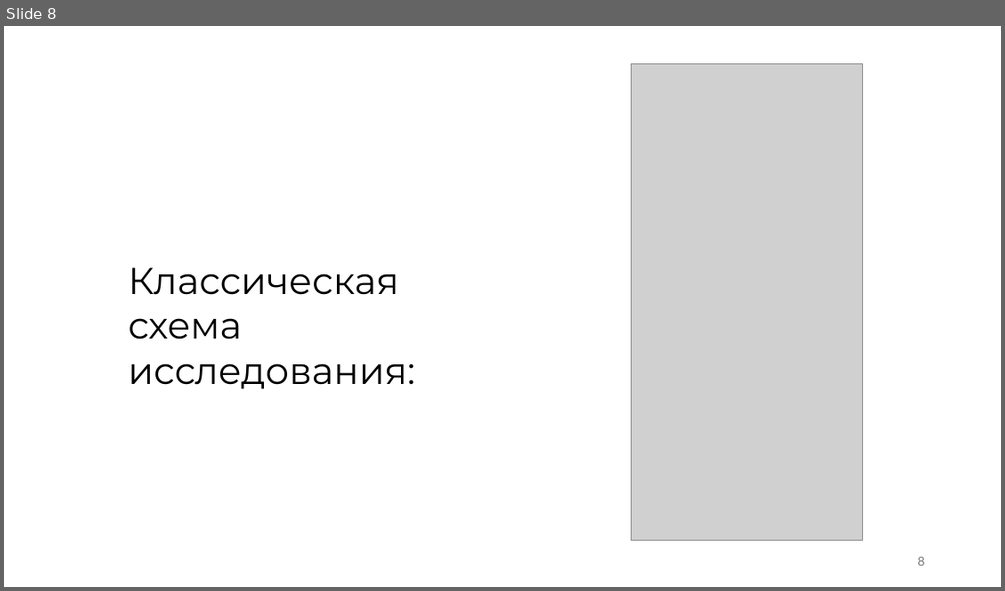
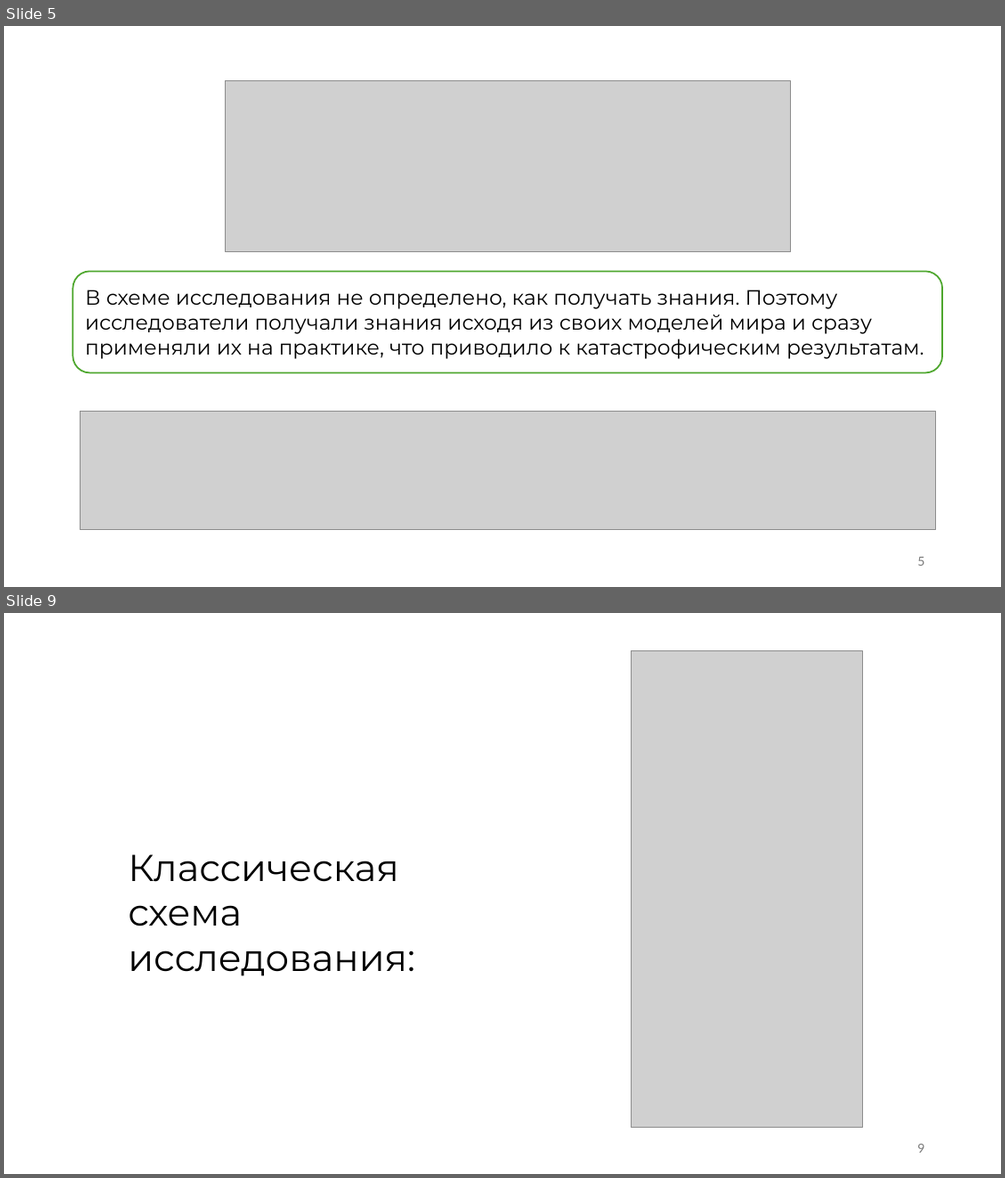
Before and after one commit to kuskas112/Labs, a slide deck: Основы системного анализа/lab1/lab1.pptx. Shown one above the other, each under a label of ours: slide 8 before the commit, slides 5 and 9 after it; the slides between them are not shown. The pictures are 1005x591 and 1005x1178 pixels, drawn with LibreOffice and Linux fonts; fonts in the diff are those of the drawing; grey boxes stand for pictures. Boxes give left, top, right and bottom in pixels: in the first picture for what was removed or moved away, otherwise in the second. Text is boxed around its words. In the diff, an @@ line names an element or a change of style, - is before the commit and + after.

```diff
--- a/Основы системного анализа/lab1/lab1.pptx
+++ b/Основы системного анализа/lab1/lab1.pptx
@@ slide 5 added at <box>4,26,1001,587</box>, background #FFFFFF @@
@@ picture added at <box>226,80,791,251</box> @@
@@ rounded rectangle added at <box>73,272,942,373</box>, fill #FFFFFF, outline #4EA72E 1.5 pt, 20 pt, text #000000 @@
+В схеме исследования не определено, как получать знания. Поэтому исследователи получали знания исходя из своих моделей мира и сразу применяли их на практике, что приводило к катастрофическим результатам.
@@ picture added at <box>80,410,936,529</box> @@
@@ page number added at <box>917,556,924,565</box>, 12 pt, text #797979 @@
+5
@@ what was slide 8 is now slide 9 @@
@@ page number at <box>917,1143,924,1152</box>: text changed @@
-8
+9
```
Also in this commit, not shown: 3 slides changed, 3 other slides added, 3 slides removed, 3 other files.
